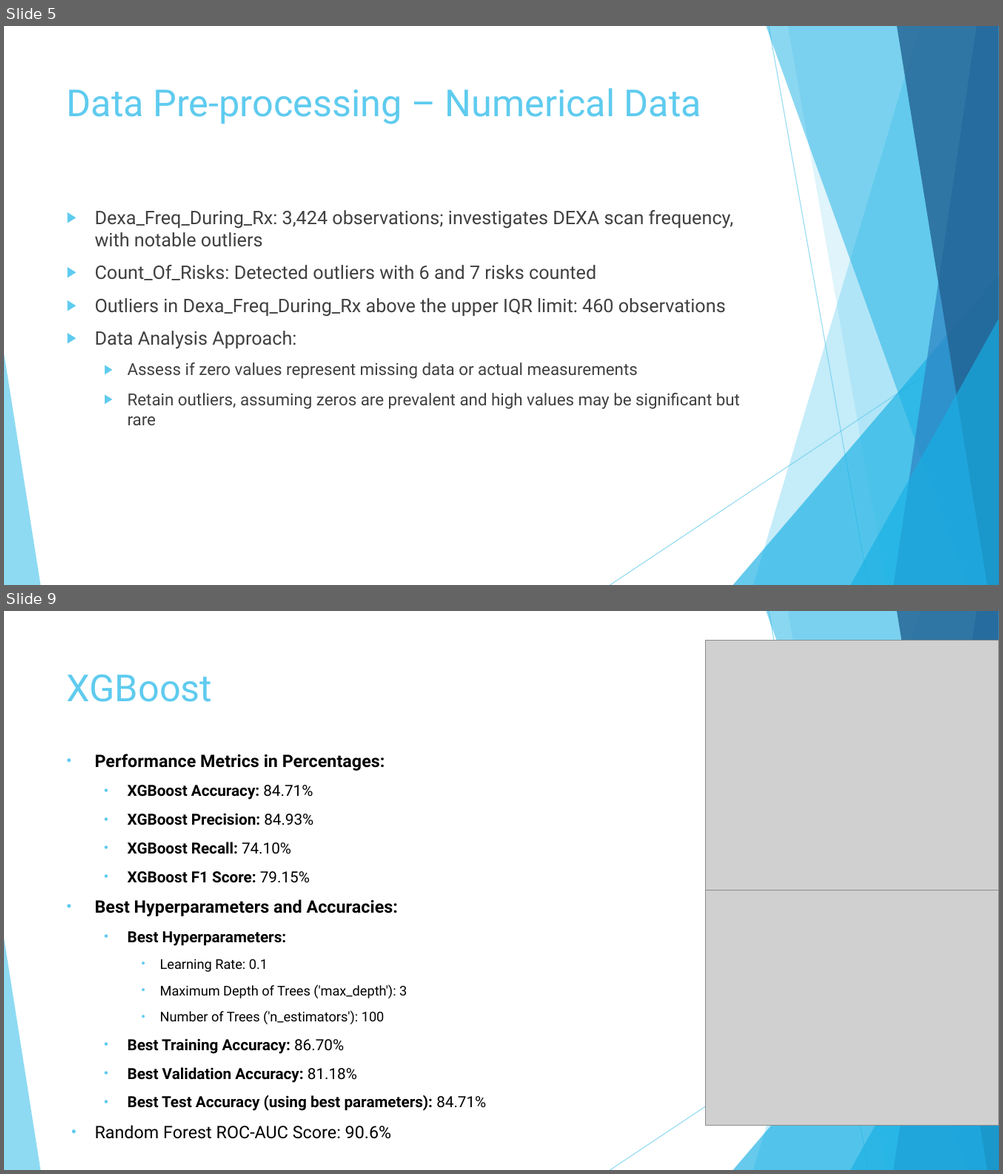
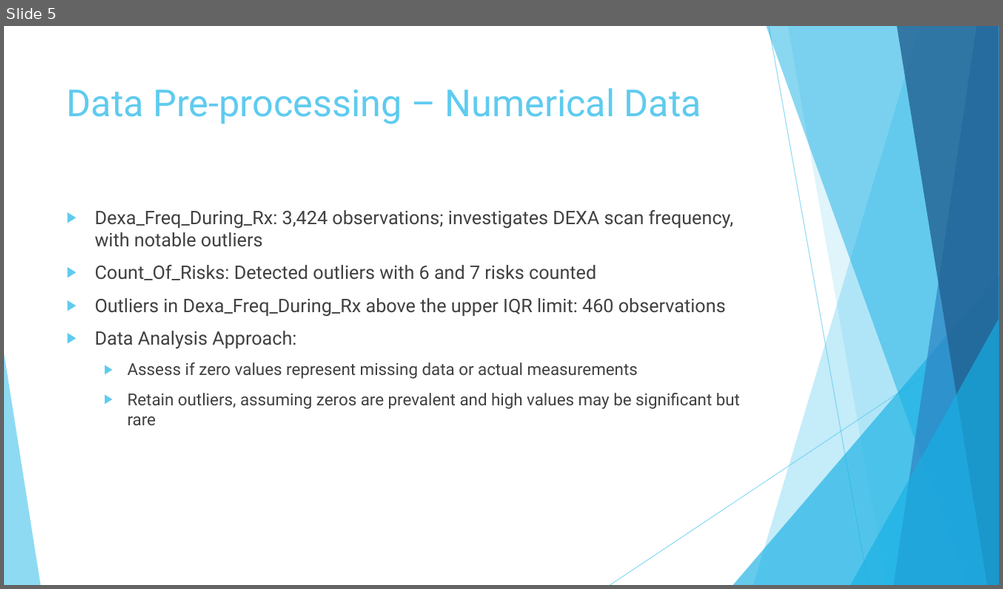
Before and after one commit to Yushamsi/Healthcare-Drug-Classification-EDA, a slide deck: EDA presentation for business users - Week 11.pptx. Shown one above the other, each under a label of ours: slides 5 and 9 before the commit, slide 5 after it; the slides between them are not shown. The pictures are 1003x1174 and 1003x589 pixels, drawn with LibreOffice and Linux fonts; fonts in the diff are those of the drawing; grey boxes stand for pictures. Boxes give left, top, right and bottom in pixels: in the first picture for what was removed or moved away, otherwise in the second. Text is boxed around its words. In the diff, an @@ line names an element or a change of style, - is before the commit and + after.

```diff
--- a/EDA presentation for business users - Week 11.pptx
+++ b/EDA presentation for business users - Week 11.pptx
@@ slide 9 removed at (4,611,999,1170), background #FFFFFF; not listed: 10 template elements that a slide beside it also shows @@
@@ picture removed at (706,640,999,891) @@
@@ title removed at (67,674,213,702) @@
-XGBoost
@@ text removed at (95,754,486,1139) @@
-• Performance Metrics in Percentages:
-  • XGBoost Accuracy: 84.71%
-  • XGBoost Precision: 84.93%
-  • XGBoost Recall: 74.10%
-  • XGBoost F1 Score: 79.15%
-• Best Hyperparameters and Accuracies:
-  • Best Hyperparameters:
-    • Learning Rate: 0.1
-    • Maximum Depth of Trees ('max_depth'): 3
-    • Number of Trees ('n_estimators'): 100
-  • Best Training Accuracy: 86.70%
-  • Best Validation Accuracy: 81.18%
-  • Best Test Accuracy (using best parameters): 84.71%
-• Random Forest ROC-AUC Score: 90.6%
@@ picture removed at (706,891,999,1126) @@
```
Also in this commit, not shown: 1 slide changed, 4 slides added, 3 other slides removed, 4 other files.
